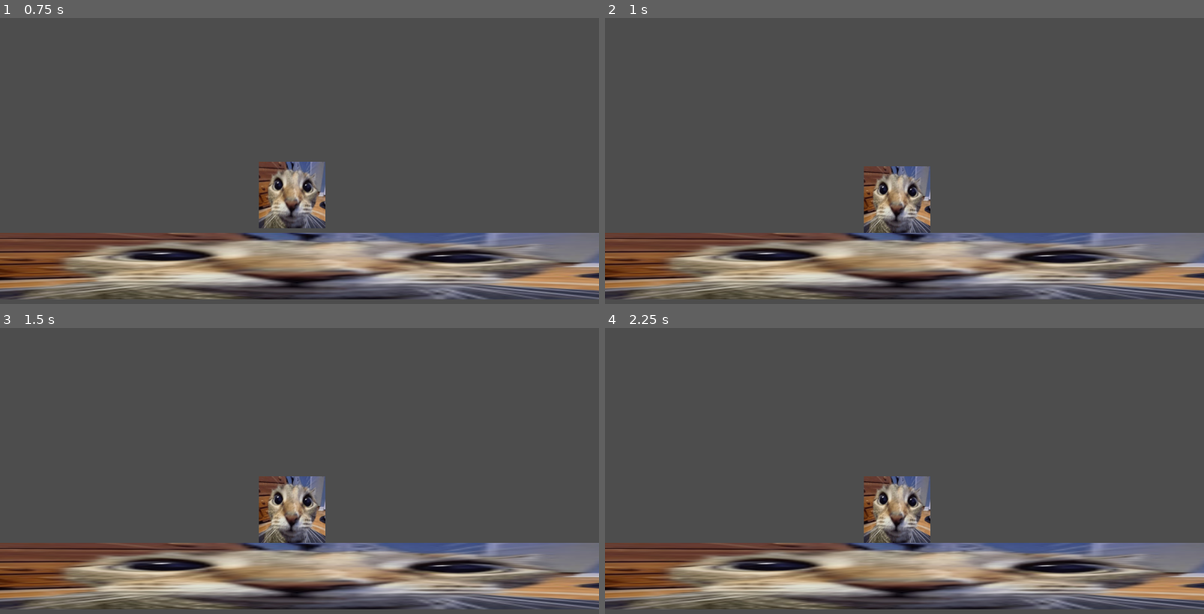
Above: before the commit, frames 1-4 (two rows, left to right).
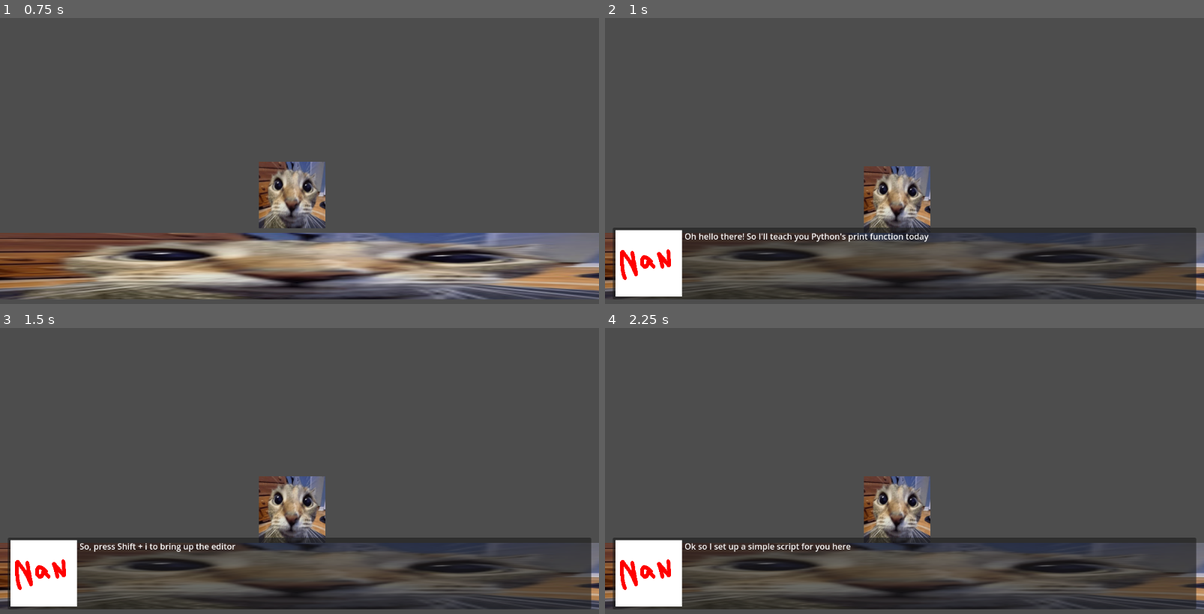
Above: after the commit, the same moments.

Repository: 46768/nsc2025
Game: Godot game, scene res://main.tscn
Two runs of this game, one before a commit and one after it. Both use one fixed random seed, a clock stepped at 60 frames per second and the inputs below.
Inputs (mouse positions are in pixels of both pictures, inside the frame that each line leads up to):
- Up to frame 1 (0.75 s): tap A (KeyA) at 0.6 s
- Up to frame 2 (1 s): no input
- Up to frame 3 (1.5 s): click (299, 573) at 1.27 s
- Up to frame 4 (2.25 s): click (904, 573) at 2.02 s

Frame 1 is identical in both runs. In frame 2, 22% of the frame differs, in the area x 1-99%, y 73-99%; in frame 3, 22%; in frame 4, 22%.
Error before the commit: Parse Error: Cannot find member "strip" in base "String". (res://scripts/core/problem-module/sequence-dsl/assembler.gd:26)

Commit message:
fix(dsl): fixed stripping non-printable during tokenizing

Diff:
--- a/scripts/core/problem-module/sequence-dsl/assembler.gd
+++ b/scripts/core/problem-module/sequence-dsl/assembler.gd
@@ -23,7 +23,7 @@
 ##		PackedStringArray: A string array containing the tokens in the line
 func tokenize(line: String) -> PackedStringArray:
 	# Get rid of comments -> strip extra spaces -> split into tokens
-	return line.get_slice(";", 0).strip(" \t").split("~")
+	return line.get_slice(";", 0).strip_edges().split("~")
 
 
 ## Parse an opcode into its namespace and mnemonic
